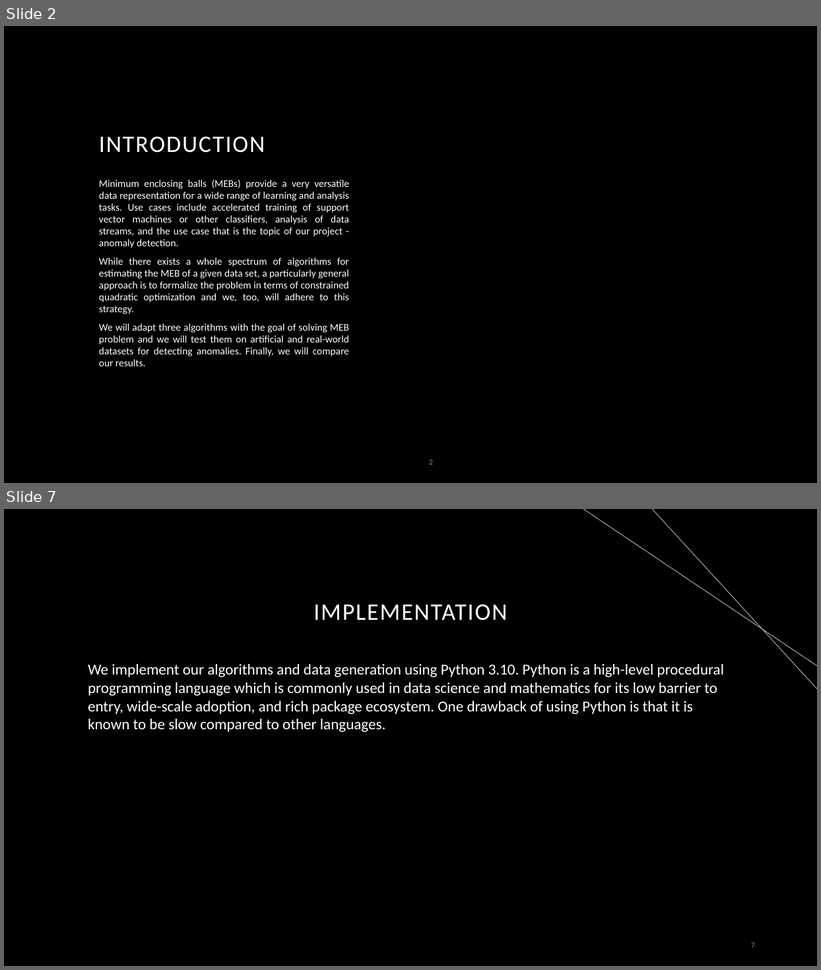
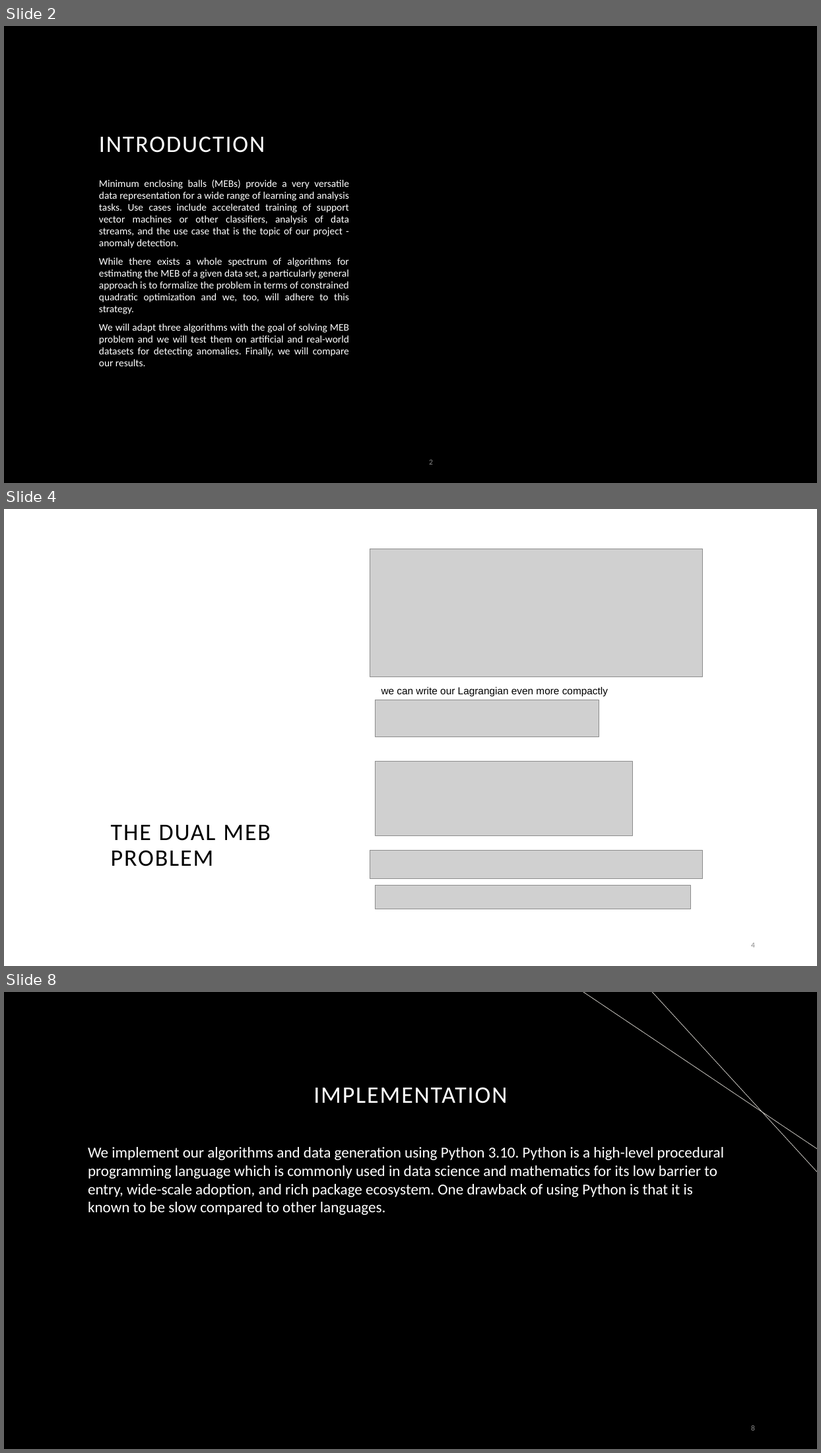
Before and after one commit to suleymanerim1/MEB_FrankWolfe_Optimization, a slide deck: Minimum Enclosing Ball for FW.pptx. Shown one above the other, each under a label of ours: slides 2 and 7 before the commit, slides 2, 4 and 8 after it; the slides between them are not shown. The pictures are 821x970 and 821x1453 pixels, drawn with LibreOffice and Linux fonts; fonts in the diff are those of the drawing; grey boxes stand for pictures; background and template pictures are left out. Boxes give left, top, right and bottom in pixels: in the first picture for what was removed or moved away, otherwise in the second. Text is boxed around its words. In the diff, an @@ line names an element or a change of style, - is before the commit and + after.

```diff
--- a/Minimum Enclosing Ball for FW.pptx
+++ b/Minimum Enclosing Ball for FW.pptx
@@ slide 4 added at box(4, 509, 817, 966), background #FFFFFF @@
@@ picture added at box(370, 549, 703, 677) @@
@@ picture added at box(376, 700, 599, 737) @@
@@ text added at box(382, 687, 608, 696), 12 pt, text #000000 @@
+we can write our Lagrangian even more compactly
@@ picture added at box(376, 762, 633, 836) @@
@@ title added at box(111, 825, 271, 867), 28 pt, text #000000 @@
+THE DUAL MEB PROBLEM
@@ picture added at box(370, 851, 703, 879) @@
@@ picture added at box(376, 885, 691, 910) @@
@@ page number added at box(751, 943, 755, 948), 9 pt, text #8C8C8C @@
+4
@@ what was slide 7 is now slide 8 @@
@@ page number at box(751, 1426, 755, 1431): text changed @@
-7
+8
```
Also in this commit, not shown: 4 slides changed, 1 other slide added, 2 slides removed.
